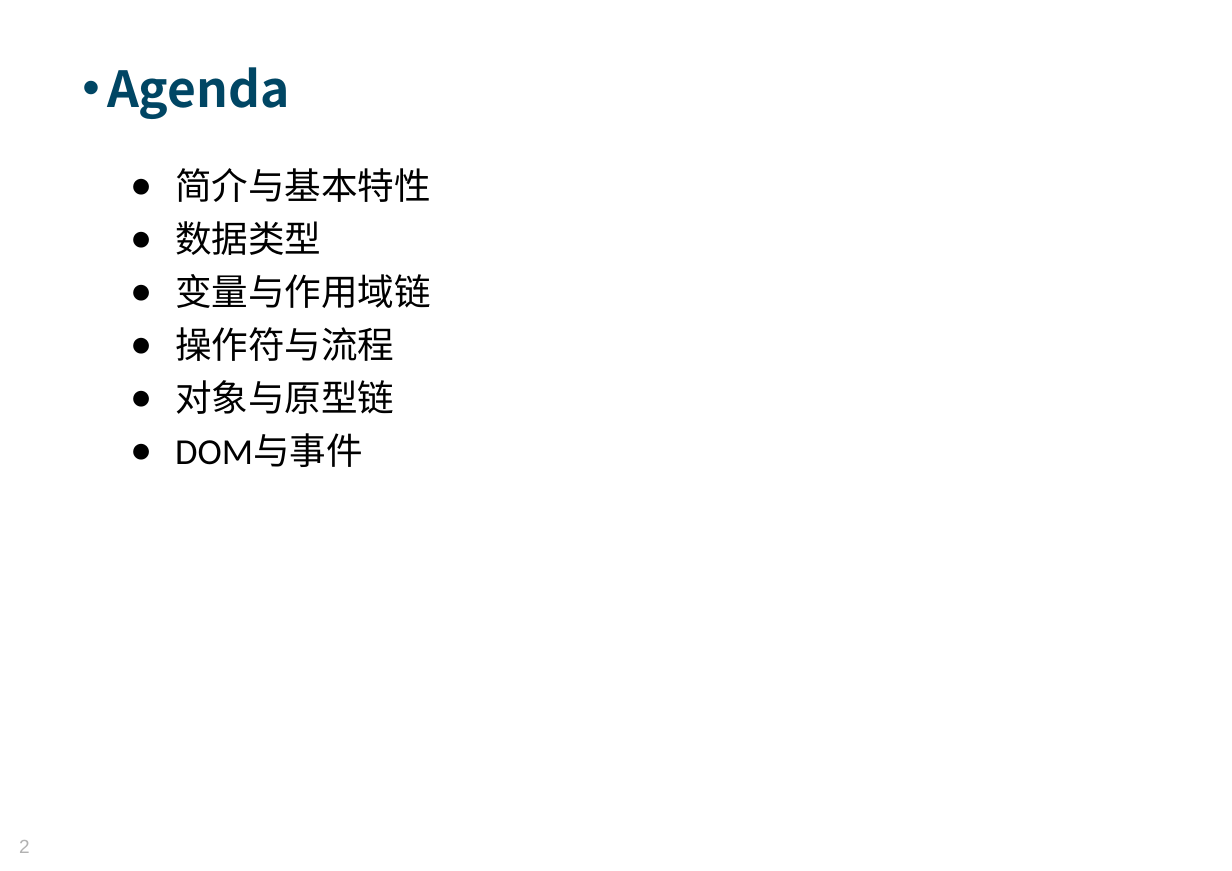
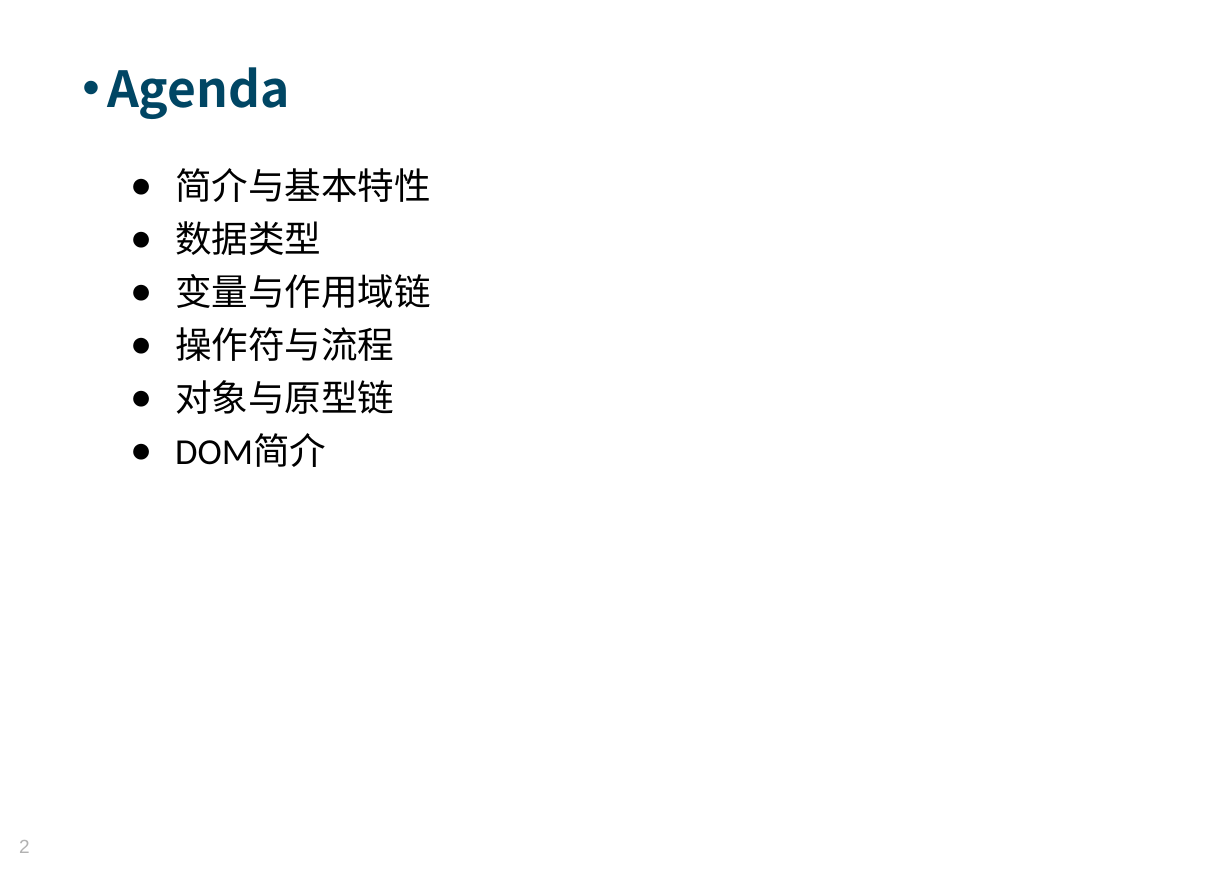
Before and after one commit to Moses824/Train-Javascript-Basic, a slide deck: slide 2 of Train_Javascript_Basic.ppt. Drawn at 1232x871 pixels with LibreOffice and Linux fonts; fonts in the diff are those of the drawing; background and template pictures are left out. Boxes give left, top, right and bottom in pixels: in the first picture for what was removed or moved away, otherwise in the second. Text is boxed around its words. In the diff, an @@ line names an element or a change of style, - is before the commit and + after.

```diff
--- a/Train_Javascript_Basic.ppt
+++ b/Train_Javascript_Basic.ppt
@@ text at (175, 434, 326, 467): text changed @@
-● DOM与事件
+● DOM简介
```
Also in this commit, not shown: 1 other slide changed, 5 slides added, 1 slide removed, 1 other file.
